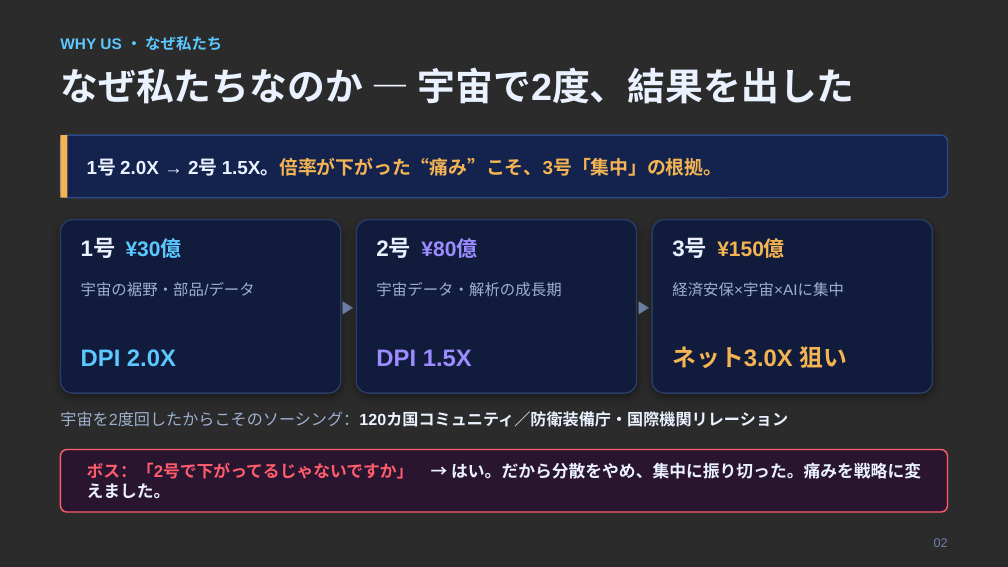
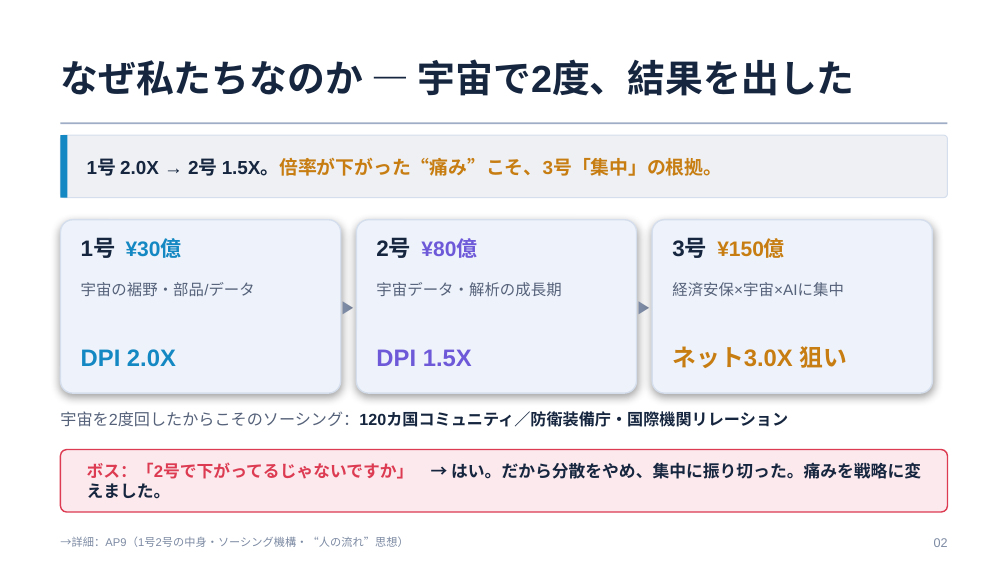
Before and after one commit to Hiroyuki-01/identity_academy_vc, a slide deck: slide 5 of outputs/05_発表スライド.pptx (slide 3 before the commit). Drawn at 1008x567 pixels with LibreOffice and Linux fonts; fonts in the diff are those of the drawing; background and template pictures are left out; a plain dark background stands for a picture behind light text. Boxes give left, top, right and bottom in pixels: in the first picture for what was removed or moved away, otherwise in the second. Text is boxed around its words. In the diff, an @@ line names an element or a change of style, - is before the commit and + after.

```diff
--- a/outputs/05_発表スライド.pptx
+++ b/outputs/05_発表スライド.pptx
@@ background picture (left out) to #FFFFFF @@
@@ text "なぜ私たちなのか ― 宇宙で2度、結果を出した": place and size @@
-text "なぜ私たちなのか ― 宇宙で2度、結果を出した" at bbox=[60, 67, 855, 104]
+text "なぜ私たちなのか ― 宇宙で2度、結果を出した" at bbox=[60, 59, 855, 96]
@@ text "なぜ私たちなのか ― 宇宙で2度、結果を出した" at bbox=[60, 59, 855, 96]: text colour #EAF1FF to #16263F; vertical alignment top to middle @@
@@ text removed at bbox=[60, 36, 222, 51] @@
-WHY US ・ なぜ私たち
@@ rounded rectangle at bbox=[60, 135, 948, 198]: fill #13234D to #EEF0F4; outline #2C4A86 1 pt to #D5DEEC 0.75 pt; proportions changed @@
@@ rectangle at bbox=[60, 135, 68, 198]: fill #F5B454 to #1488C2 @@
@@ rectangle added at bbox=[60, 123, 948, 125], fill #9FAEC6 @@
@@ text "1号 2.0X → 2号 1.5X。倍率が下がった“痛み”こそ、3号「集中」の根拠。" at bbox=[87, 159, 723, 176]: text colour #EAF1FF to #16263F in "1号 2.0X → 2号 1.5X。倍率が下がった“痛み”こそ、3号「集中」の根拠。"; text colour #F5B454 to #C77D11 in "1.5X。倍率が下がった“痛み”こそ、3号「集中」の根拠。" @@
@@ text "1号 ¥30億" at bbox=[81, 238, 182, 258]: text colour #EAF1FF to #16263F in "1号"; text colour #5BC8FF to #1488C2 in "¥30億" @@
@@ text "2号 ¥80億" at bbox=[376, 238, 477, 258]: text colour #EAF1FF to #16263F in "2号"; text colour #9C8CFF to #6E5AD9 in "¥80億" @@
@@ text colour #6E7FA6 to #7C8AA3 in 3 elements at bbox=[934, 538, 948, 547], bbox=[339, 220, 357, 393], bbox=[634, 220, 652, 393] @@
@@ fill #111C3C to #EEF3FB; outline #2A3B66 1 pt to #D5DEEC 1 pt in 3 elements at bbox=[60, 220, 341, 393], bbox=[356, 220, 636, 393], bbox=[652, 220, 932, 393] @@
@@ text "3号 ¥150億" at bbox=[672, 238, 785, 258]: text colour #EAF1FF to #16263F in "3号"; text colour #F5B454 to #C77D11 in "¥150億" @@
@@ text colour #9DB0D0 to #56627A in 3 elements at bbox=[81, 282, 255, 296], bbox=[376, 282, 561, 296], bbox=[672, 282, 844, 296] @@
@@ text "DPI 2.0X" at bbox=[81, 349, 176, 367]: text colour #5BC8FF to #1488C2 @@
@@ text "DPI 1.5X" at bbox=[376, 349, 472, 366]: text colour #9C8CFF to #6E5AD9 @@
@@ text "ネット3.0X 狙い" at bbox=[672, 346, 848, 368]: text colour #F5B454 to #C77D11 @@
@@ text "宇宙を2度回したからこそのソーシング：120カ国コミュニティ／防衛装備庁・国際機関リレーション" at bbox=[60, 411, 788, 427]: text colour #9DB0D0 to #56627A, text colour #EAF1FF to #16263F in "宇宙を2度回したからこそのソーシング：120カ国コミュニティ／防衛装備庁・国際機関リレーション" @@
@@ rounded rectangle at bbox=[60, 450, 948, 512]: fill #2A1530 to #FCE9ED; outline #FF5C6C 1 pt to #DC3B52 1 pt @@
@@ text "ボス：「2号で下がってるじゃないですか」 → はい。だから分散をやめ、集中に振り切った。痛みを戦略に変えました。" at bbox=[87, 462, 921, 479]: text colour #FF5C6C to #DC3B52 in "ボス：「2号で下がってるじゃないですか」"; text colour #EAF1FF to #16263F in "→ はい。だから分散をやめ、集中に振り切った。痛みを戦略に変えました。" @@
@@ text added at bbox=[60, 536, 408, 547], 8 pt, text #7C8AA3 @@
+→詳細：AP9（1号2号の中身・ソーシング機構・“人の流れ”思想）
```
Also in this commit, not shown: 16 other slides changed, 11 slides added, 41 other files.
